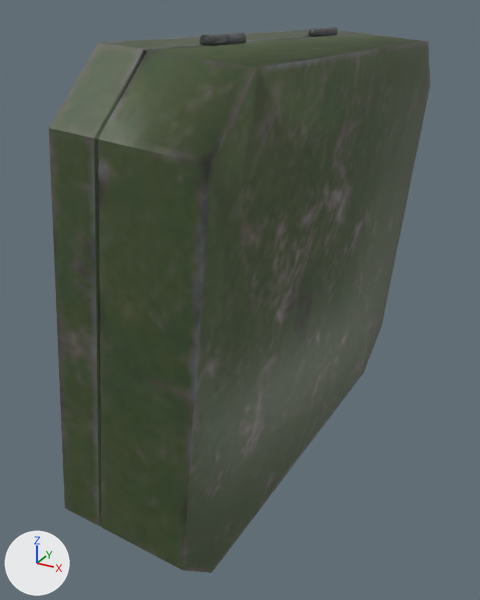
Renders of the FBX model HFO/Contents/mods/HFO/media/models_X/WorldItems/FirearmRepairKit_Bag.fbx from each side of a commit.
Rendered twice from a 50 mm camera at (0.00089, -0.00212, 0.00029) aimed at (-0.00024, -0.00006, -0.00074). Every picture has the same lights, and +X, +Y and +Z are marked at lower left. Where no turn or scale is listed for an object, it has been applied to the vertices.

The first picture shows 'FirearmsRepairKit'.
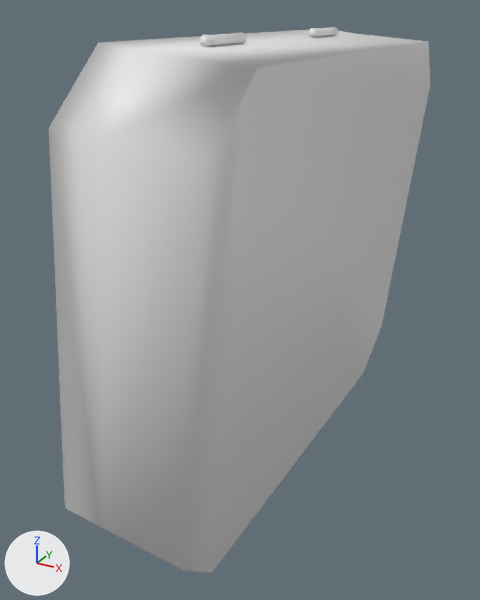
Location of each change, [x1, y1, x2, y2] in pixels of the pictures (480 x 600 px):
part 1 of me_firearmsrepairkit, cut back: before [94, 29, 428, 527]
part 2 of me_firearmsrepairkit, recoloured: [49, 27, 430, 573] in both

What changed in the scene script:
```text
Change me_firearmsrepairkit:
    used by ob_firearmsrepairkit; location = (0.0, 0.0, 0.0)
    remove me_firearmsrepairkit.from_pydata(...)  # 473 vertices, 885 faces; spans x -0.00044..0.00016, y -0.00091..0.00097, z -0.00154..0.00022
    add me_firearmsrepairkit.from_pydata(...)  # 372 vertices, 694 faces; spans x -0.00044..0.00016, y -0.00091..0.00097, z -0.00154..0.00022
    me_firearmsrepairkit part 1: 8 vertices moved within x -0.0003..-0.00012, y -0.00072..0.00097, z -0.00147..0.0; 101 vertices removed from x -0.00036..-0.00009, y -0.0009..0.00097, z -0.00153..0.00019
    me_firearmsrepairkit part 2: 383 faces spanning x -0.00044..0.00016, y -0.00091..0.00097, z -0.00154..0.00022 switch from mat_firearmsrepairkit (picture img_firearmrepairkit_png) to no material
```
